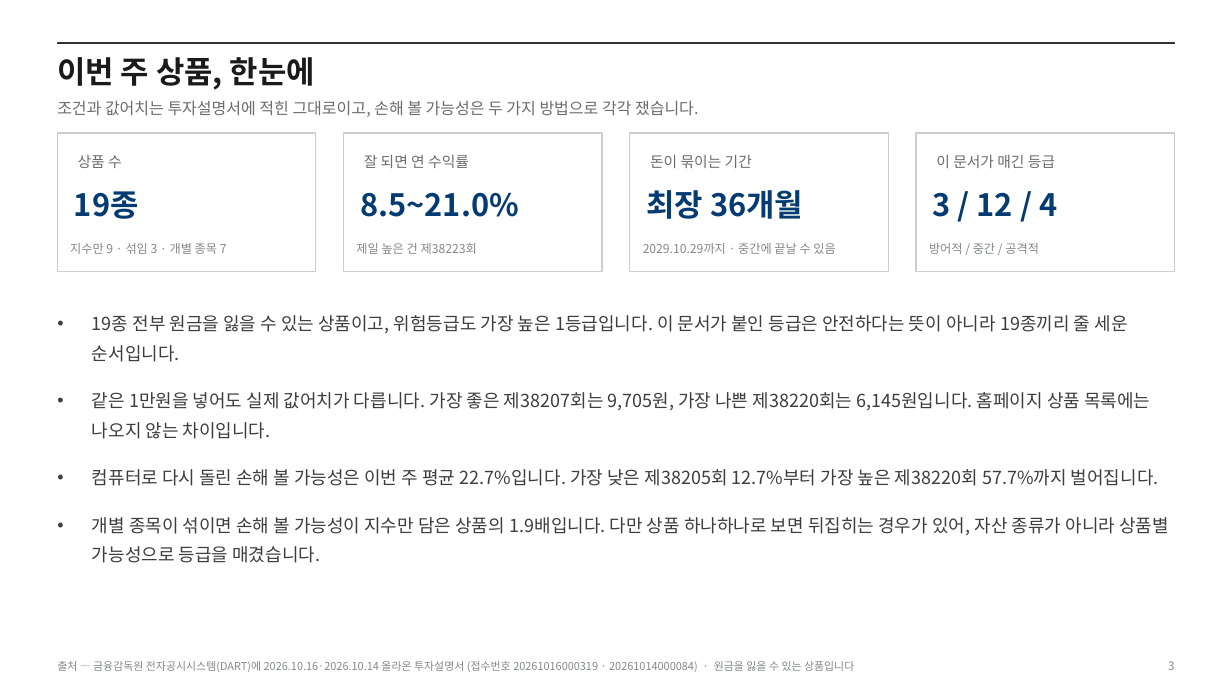
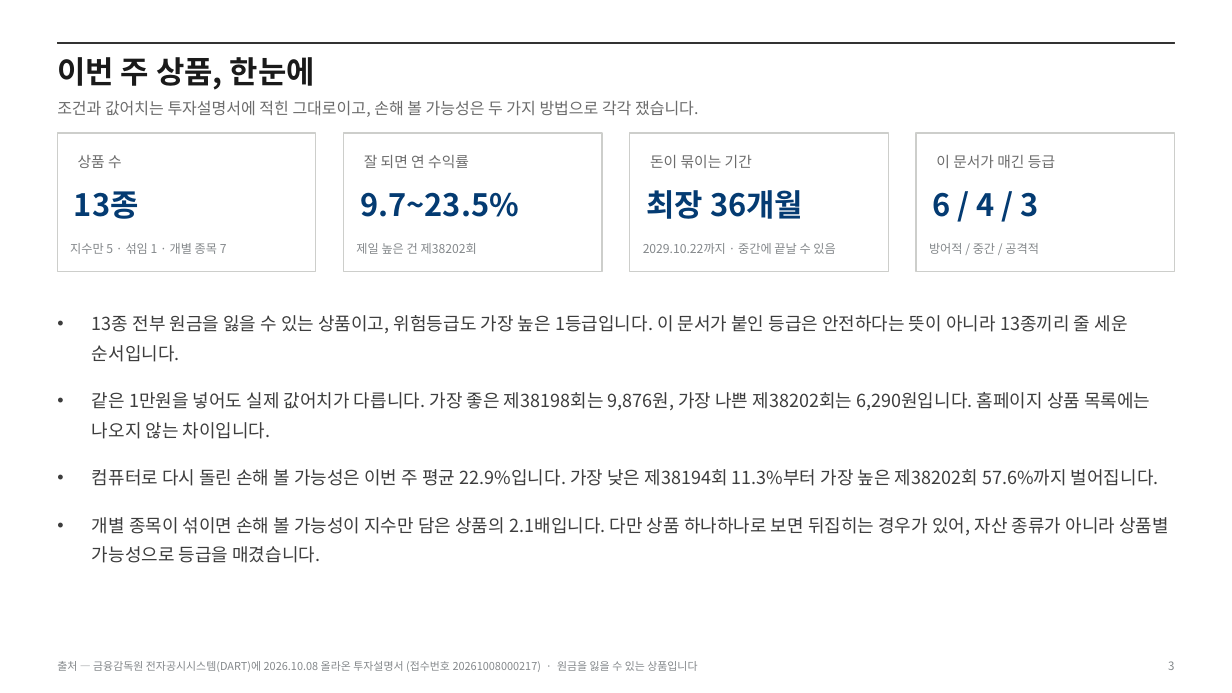
Before and after one commit to hanaroline/work_1, a slide deck: slide 3 of els-analysis-deck.pptx. Drawn at 1232x693 pixels with LibreOffice and Linux fonts; fonts in the diff are those of the drawing. Boxes give left, top, right and bottom in pixels: in the first picture for what was removed or moved away, otherwise in the second. Text is boxed around its words. In the diff, an @@ line names an element or a change of style, - is before the commit and + after.

```diff
--- a/els-analysis-deck.pptx
+++ b/els-analysis-deck.pptx
@@ text at <box>74,191,139,219</box>: text changed @@
-19종
+13종
@@ text at <box>360,192,519,217</box>: text changed @@
-8.5~21.0%
+9.7~23.5%
@@ text at <box>933,192,1039,217</box>: text changed @@
-3 / 12 / 4
+6 / 4 / 3
@@ text at <box>70,243,227,254</box>: text changed @@
-지수만 9 · 섞임 3 · 개별 종목 7
+지수만 5 · 섞임 1 · 개별 종목 7
@@ text at <box>356,243,477,254</box>: text changed @@
-제일 높은 건 제38223회
+제일 높은 건 제38202회
@@ text at <box>643,243,835,254</box>: text changed @@
-2029.10.29까지 · 중간에 끝날 수 있음
+2029.10.22까지 · 중간에 끝날 수 있음
@@ text at <box>92,315,1169,563</box>: text changed @@
-• 19종 전부 원금을 잃을 수 있는 상품이고, 위험등급도 가장 높은 1등급입니다. 이 문서가 붙인 등급은 안전하다는 뜻이 아니라 19종끼리 줄 세운 순서입니다.
-• 같은 1만원을 넣어도 실제 값어치가 다릅니다. 가장 좋은 제38207회는 9,705원, 가장 나쁜 제38220회는 6,145원입니다. 홈페이지 상품 목록에는 나오지 않는 차이입니다.
-• 컴퓨터로 다시 돌린 손해 볼 가능성은 이번 주 평균 22.7%입니다. 가장 낮은 제38205회 12.7%부터 가장 높은 제38220회 57.7%까지 벌어집니다.
-• 개별 종목이 섞이면 손해 볼 가능성이 지수만 담은 상품의 1.9배입니다. 다만 상품 하나하나로 보면 뒤집히는 경우가 있어, 자산 종류가 아니라 상품별 가능성으로 등급을 매겼습니다.
+• 13종 전부 원금을 잃을 수 있는 상품이고, 위험등급도 가장 높은 1등급입니다. 이 문서가 붙인 등급은 안전하다는 뜻이 아니라 13종끼리 줄 세운 순서입니다.
+• 같은 1만원을 넣어도 실제 값어치가 다릅니다. 가장 좋은 제38198회는 9,876원, 가장 나쁜 제38202회는 6,290원입니다. 홈페이지 상품 목록에는 나오지 않는 차이입니다.
+• 컴퓨터로 다시 돌린 손해 볼 가능성은 이번 주 평균 22.9%입니다. 가장 낮은 제38194회 11.3%부터 가장 높은 제38202회 57.6%까지 벌어집니다.
+• 개별 종목이 섞이면 손해 볼 가능성이 지수만 담은 상품의 2.1배입니다. 다만 상품 하나하나로 보면 뒤집히는 경우가 있어, 자산 종류가 아니라 상품별 가능성으로 등급을 매겼습니다.
@@ text at <box>57,661,697,672</box>: text changed @@
-출처 — 금융감독원 전자공시시스템(DART)에 2026.10.16·2026.10.14 올라온 투자설명서 (접수번호 20261016000319 · 20261014000084) · 원금을 잃을 수 있는 상품입니다
+출처 — 금융감독원 전자공시시스템(DART)에 2026.10.08 올라온 투자설명서 (접수번호 20261008000217) · 원금을 잃을 수 있는 상품입니다
```
Also in this commit, not shown: 15 other slides changed, 23 other files.
